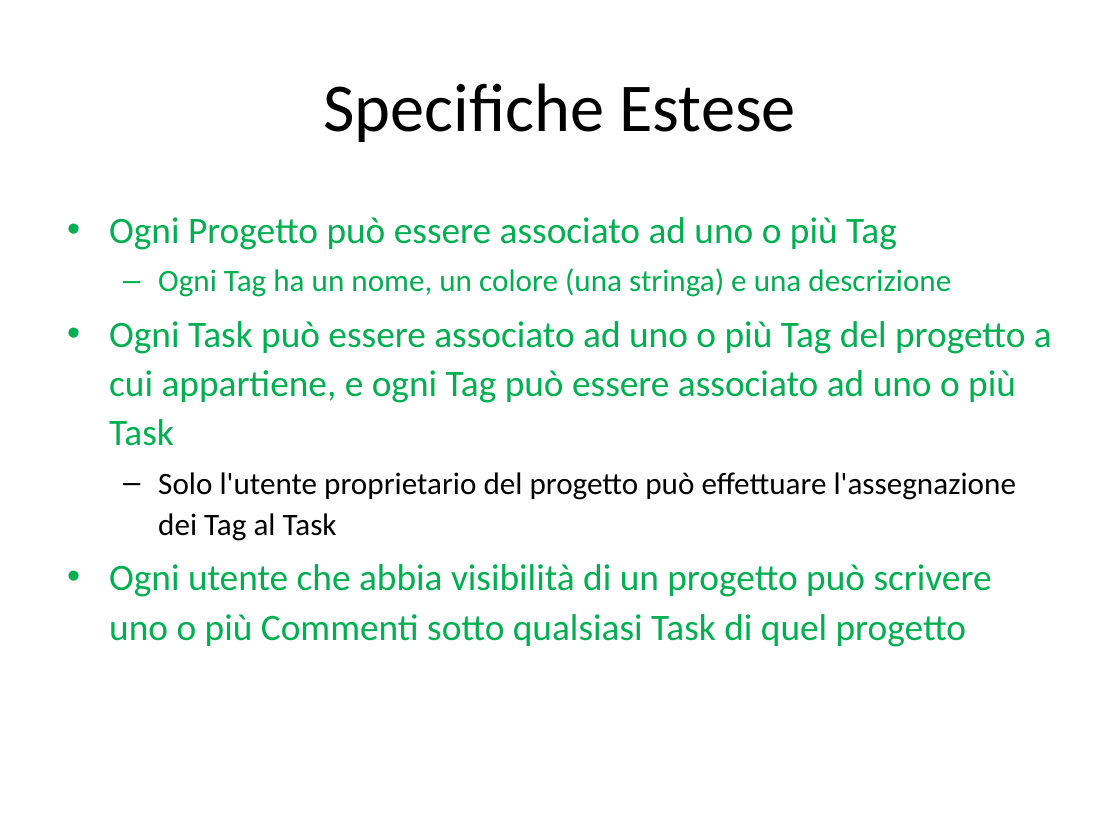
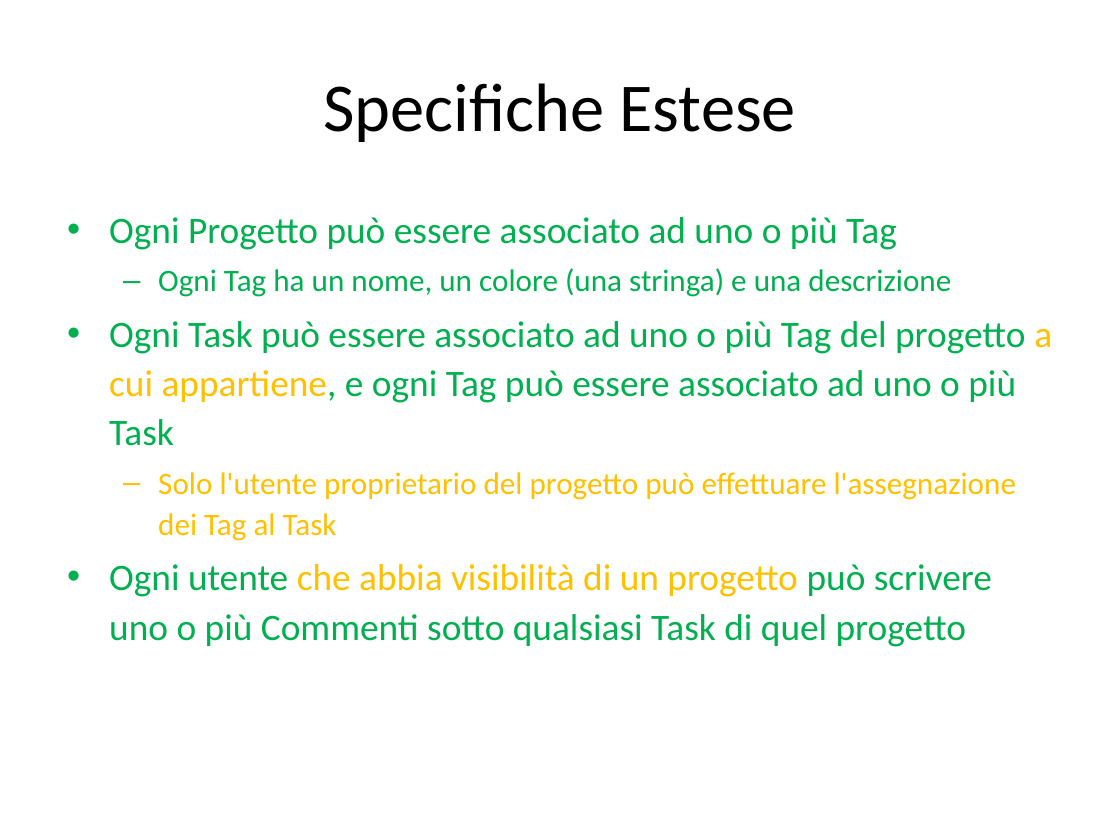
Before and after one commit to JohnnyWalkerRed/SIW-ProjectManager, a slide deck: slide 4 of Direttive progetto e class diagram/siw-progetto-giugno-2020.pptx. Drawn at 1120x840 pixels with LibreOffice and Linux fonts; fonts in the diff are those of the drawing. Boxes give left, top, right and bottom in pixels: in the first picture for what was removed or moved away, otherwise in the second. Text is boxed around its words. In the diff, an @@ line names an element or a change of style, - is before the commit and + after.

```diff
--- a/Direttive progetto e class diagram/siw-progetto-giugno-2020.pptx
+++ b/Direttive progetto e class diagram/siw-progetto-giugno-2020.pptx
@@ text at [109, 321, 1052, 647]: text colour #00B050 to #FFC000 in "a cui appartiene,", "che abbia visibilità di un progetto"; text colour #000000 to #FFC000 in "Solo l'utente proprietario del progetto può effettuare ..." @@
```
Also in this commit, not shown: 5 other slides changed.
